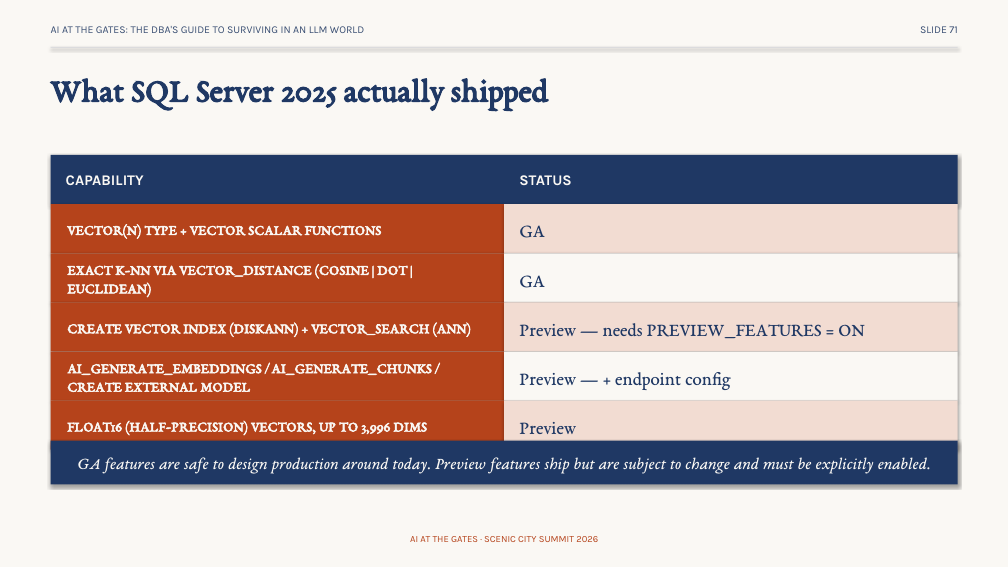
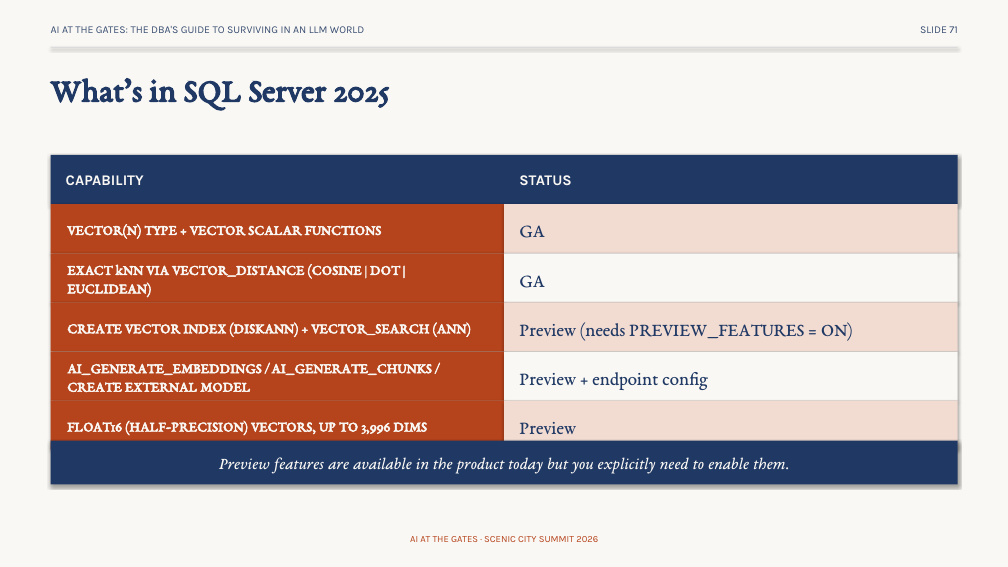
Before and after one commit to feaselkl/AI-at-the-Gates, a slide deck: slide 71 of slides/scenic-city-aigates-precon.pptx. Drawn at 1008x567 pixels with LibreOffice and Linux fonts; fonts in the diff are those of the drawing. Boxes give left, top, right and bottom in pixels: in the first picture for what was removed or moved away, otherwise in the second. Text is boxed around its words. In the diff, an @@ line names an element or a change of style, - is before the commit and + after.

```diff
--- a/slides/scenic-city-aigates-precon.pptx
+++ b/slides/scenic-city-aigates-precon.pptx
@@ text at [51, 78, 389, 110]: text changed @@
-What SQL Server 2025 actually shipped
+What’s in SQL Server 2025
@@ text at [67, 264, 400, 297]: text changed @@
-EXACT K-NN VIA VECTOR_DISTANCE (COSINE | DOT | EUCLIDEAN)
+EXACT kNN VIA VECTOR_DISTANCE (COSINE | DOT | EUCLIDEAN)
@@ text at [519, 322, 853, 341]: text changed @@
-Preview — needs PREVIEW_FEATURES = ON
+Preview (needs PREVIEW_FEATURES = ON)
@@ text at [519, 372, 708, 390]: text changed @@
-Preview — + endpoint config
+Preview + endpoint config
@@ text removed at [77, 457, 931, 474] @@
-GA features are safe to design production around today. Preview features ship but are subject to change and must be explicitly enabled.
@@ text added at [219, 457, 789, 474], 16 pt, text #FAF8F4, italic @@
+Preview features are available in the product today but you explicitly need to enable them.
```
Also in this commit, not shown: 71 other slides changed, 2 slides added, 2 slides removed.
